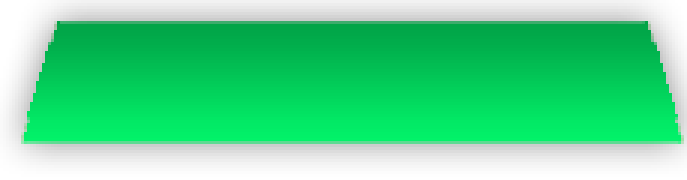
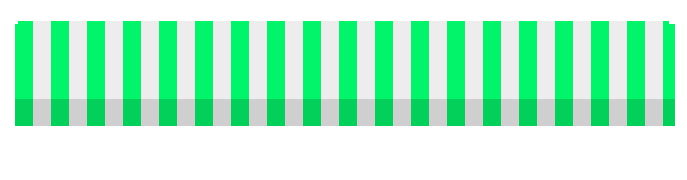
Two versions of the same layered image (687x180). Layer-by-layer changes:
added layer "Overhang" in group "Awning" over [15, 24, 675, 126]
painted on "Awning" (2nd of 2, in "Awning") over [15, 21, 684, 144]
